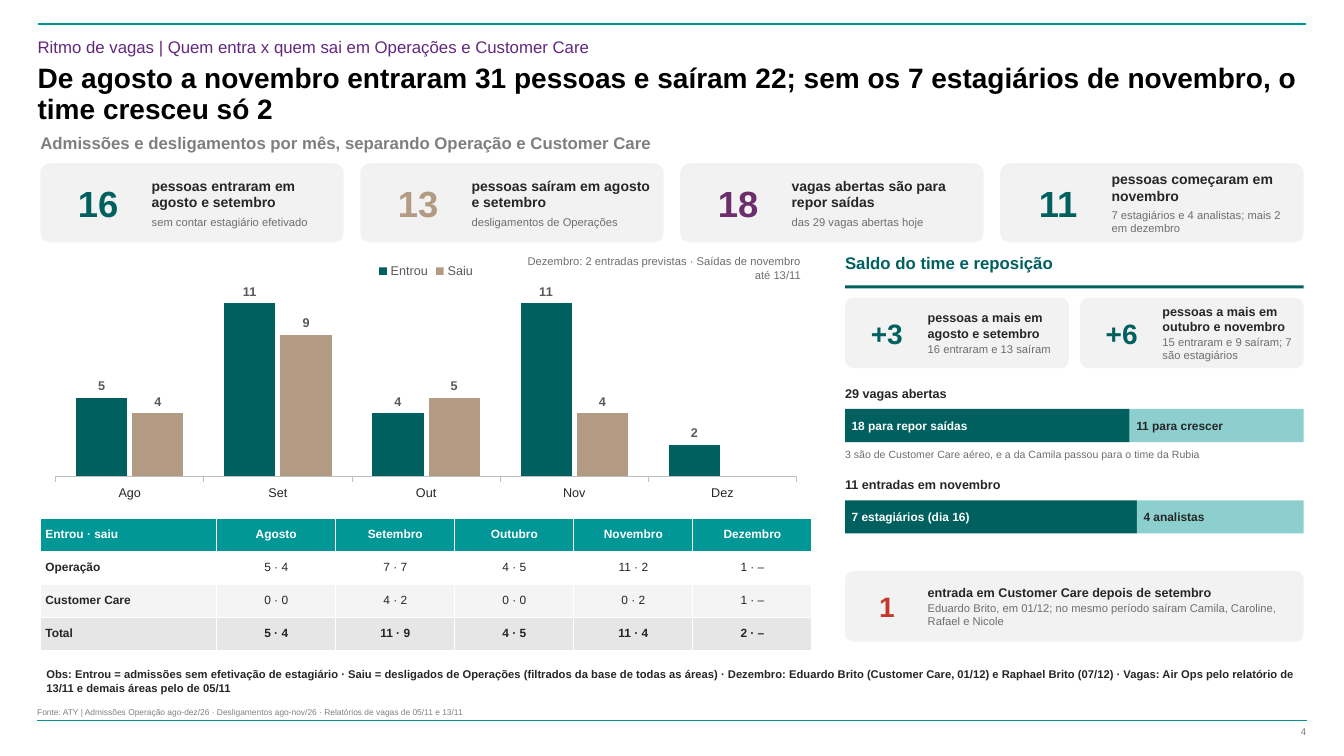
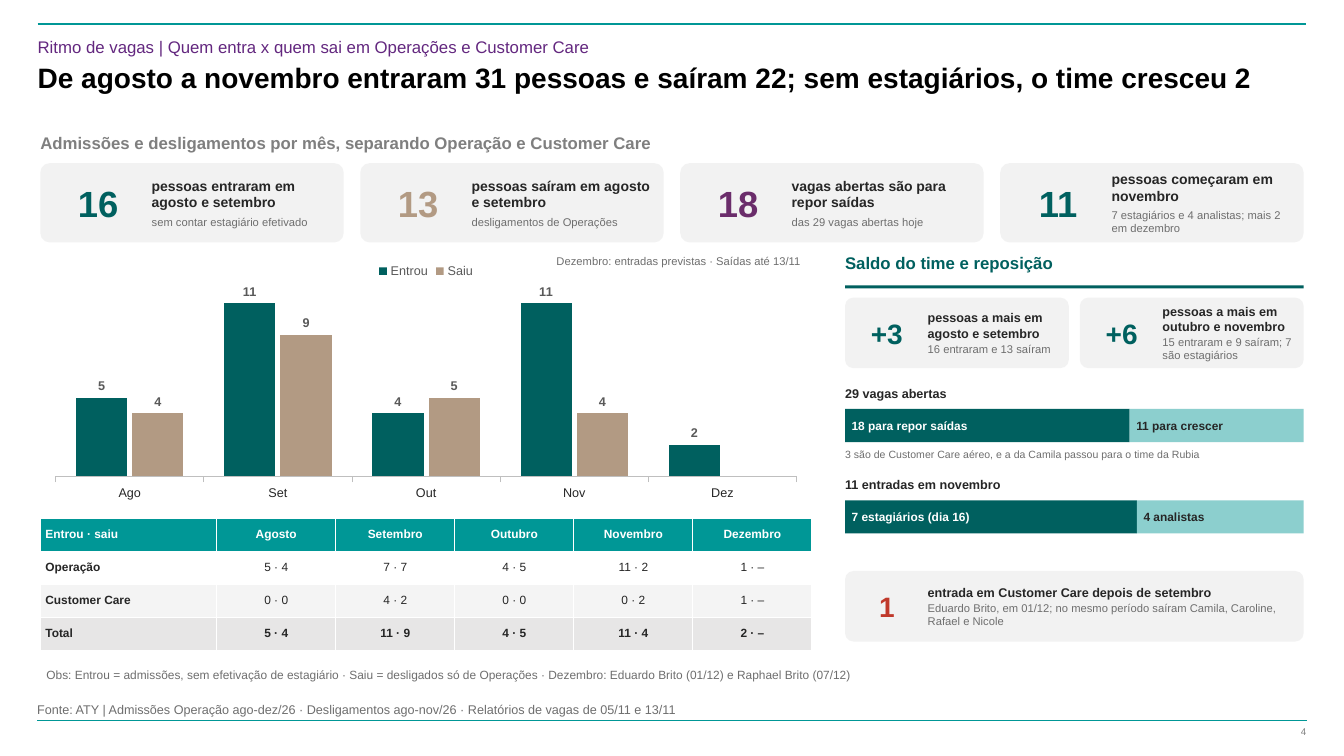
Before and after one commit to suzetemirandasilva5601-cpu/Challenge, a slide deck: slide 4 of 20261112 - ATY - Diagnóstico da Estrutura de Operações - Vagas e Férias.pptx. Drawn at 1344x756 pixels with LibreOffice and Linux fonts; fonts in the diff are those of the drawing; background and template pictures are left out. Boxes give left, top, right and bottom in pixels: in the first picture for what was removed or moved away, otherwise in the second. Text is boxed around its words. In the diff, an @@ line names an element or a change of style, - is before the commit and + after.

Commit message:
Acabamento: títulos em 1 linha, observações e fontes curtas e no mesmo estilo

```diff
--- a/20261112 - ATY - Diagnóstico da Estrutura de Operações - Vagas e Férias.pptx
+++ b/20261112 - ATY - Diagnóstico da Estrutura de Operações - Vagas e Férias.pptx
@@ title at bbox=[38, 67, 1251, 94]: text changed @@
-De agosto a novembro entraram 31 pessoas e saíram 22; sem os 7 estagiários de novembro, o time cresceu só 2
+De agosto a novembro entraram 31 pessoas e saíram 22; sem estagiários, o time cresceu 2
@@ text at bbox=[556, 257, 800, 268]: text changed @@
-Dezembro: 2 entradas previstas · Saídas de novembro até 13/11
+Dezembro: entradas previstas · Saídas até 13/11
@@ text at bbox=[46, 670, 851, 682]: text changed; size 8 to 8.5 pt; text colour #262626 to #6E6E6E; bold off @@
-Obs: Entrou = admissões sem efetivação de estagiário · Saiu = desligados de Operações (filtrados da base de todas as áreas) · Dezembro: Eduardo Brito (Customer Care, 01/12) e Raphael Brito (07/12) · Vagas: Air Ops pelo relatório de 13/11 e demais áreas pelo de 05/11
+Obs: Entrou = admissões, sem efetivação de estagiário · Saiu = desligados só de Operações · Dezembro: Eduardo Brito (01/12) e Raphael Brito (07/12)
@@ text "Fonte: ATY | Admissões Operação ..." at bbox=[37, 705, 676, 717]: size 6 to 9 pt, text colour #808080 to #6E6E6E @@
```
Also in this commit, not shown: 5 other slides changed.
